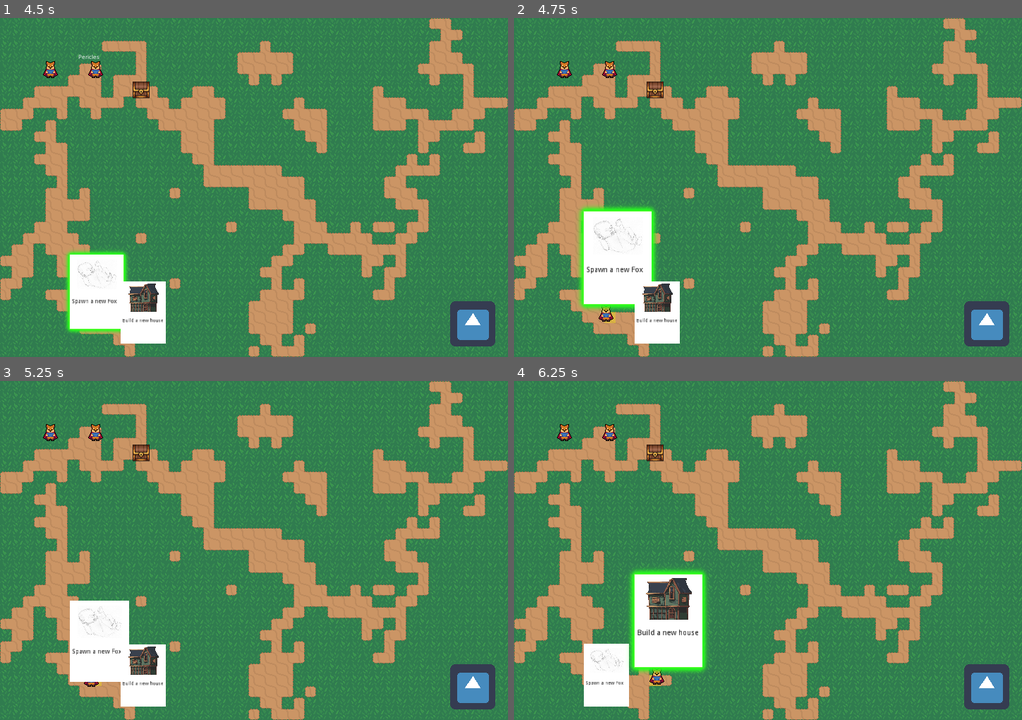
Above: before the commit, frames 1-4 (two rows, left to right).
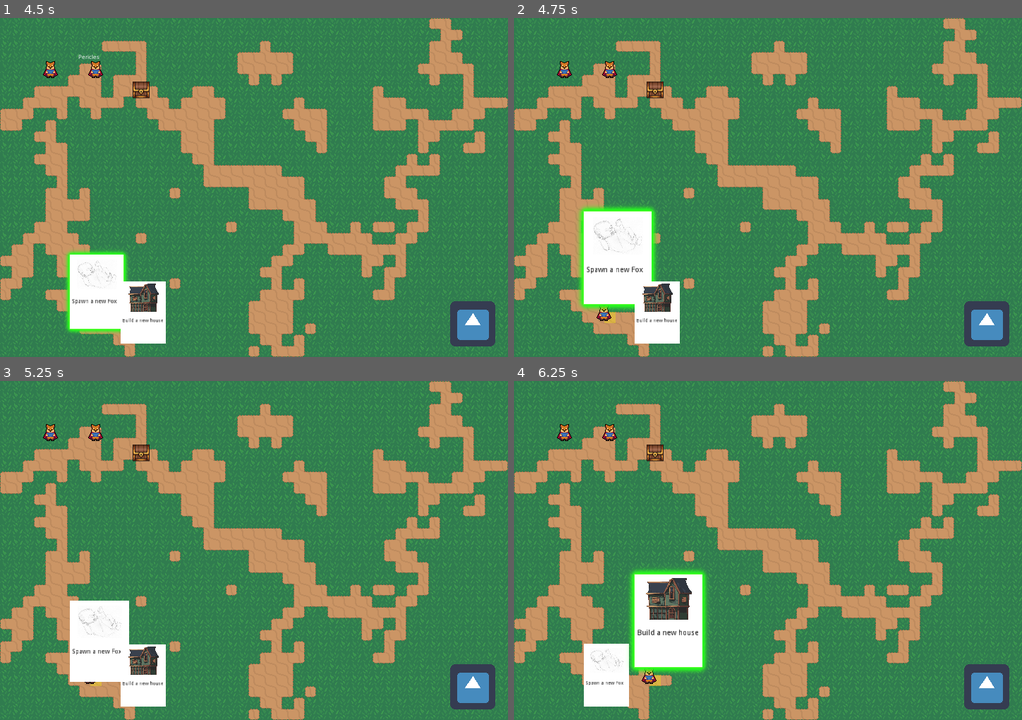
Above: after the commit, the same moments.

Repository: Multi-User-Domain/SimPolis
Game: Godot game, scene res://Main.tscn
Two runs of this game, one before a commit and one after it. Both use one fixed random seed, a clock stepped at 60 frames per second and the inputs below. The engine's default icon, where the game draws it, is replaced by a stand-in: a white triangle on a blue panel in a dark square.
Inputs (mouse positions are in pixels of both pictures, inside the frame that each line leads up to):
- Up to frame 1 (4.5 s): click (472, 323) at 0.5 s; click (472, 323) at 1.25 s; click (472, 323) at 2 s; tap Enter at 2.75, 4.25 s; move the mouse to (50, 72) at 2.77 s; click (50, 72) at 2.92 s; tap Space at 3.5 s; move the mouse to (96, 72) at 3.52 s; click (96, 72) at 3.67 s; move the mouse to (91, 312) at 4.27 s; click (91, 312) at 4.42 s
- Up to frame 2 (4.75 s): no input
- Up to frame 3 (5.25 s): move the mouse to (91, 679) at 5.02 s; click (91, 679) at 5.17 s
- Up to frame 4 (6.25 s): move the mouse to (656, 675) at 5.77 s; click (656, 675) at 5.92 s

Frame 1 is identical in both runs. In frame 2, less than 0.1% of the frame differs, in the area x 16-20%, y 85-90%; in frame 3, less than 0.1%; in frame 4, 0.2%, in the area x 25-30%, y 85-90%.

Commit message:
PlaceItemPrompt snaps to grid

Diff:
--- a/PlaceItemPrompt.gd
+++ b/PlaceItemPrompt.gd
@@ -1,6 +1,7 @@
 extends Node2D
 
 
+onready var game = get_tree().current_scene
 var current_prompt_item = null
 
 
@@ -8,7 +9,8 @@
 	clear()
 
 func _process(delta):
-	set_position(get_global_mouse_position())
+	# sets the position of the sprite to the mouse position snapped to grid
+	set_position(game.grid.map_to_world(game.grid.world_to_map(get_global_mouse_position())))
 
 func clear():
 	self.hide()
